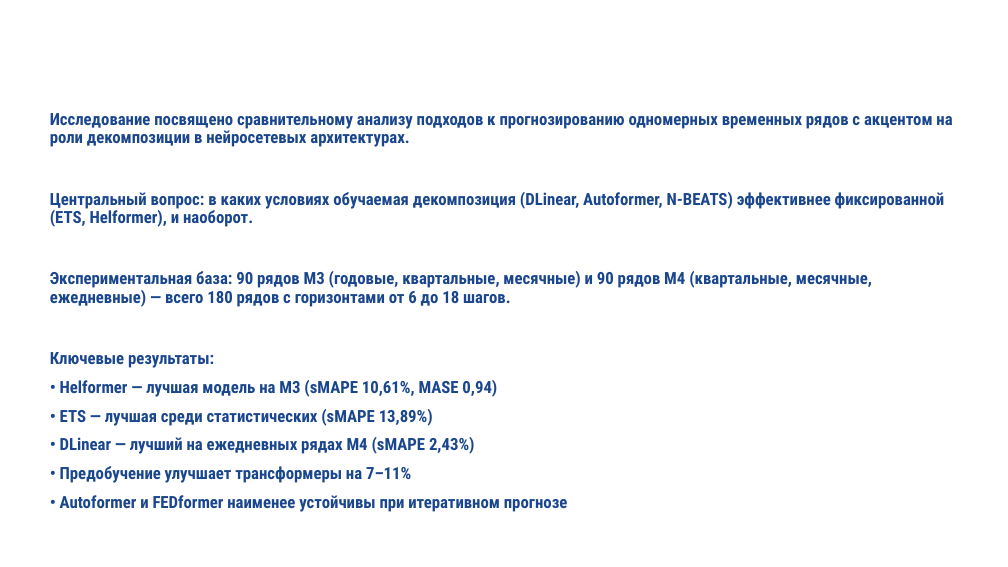
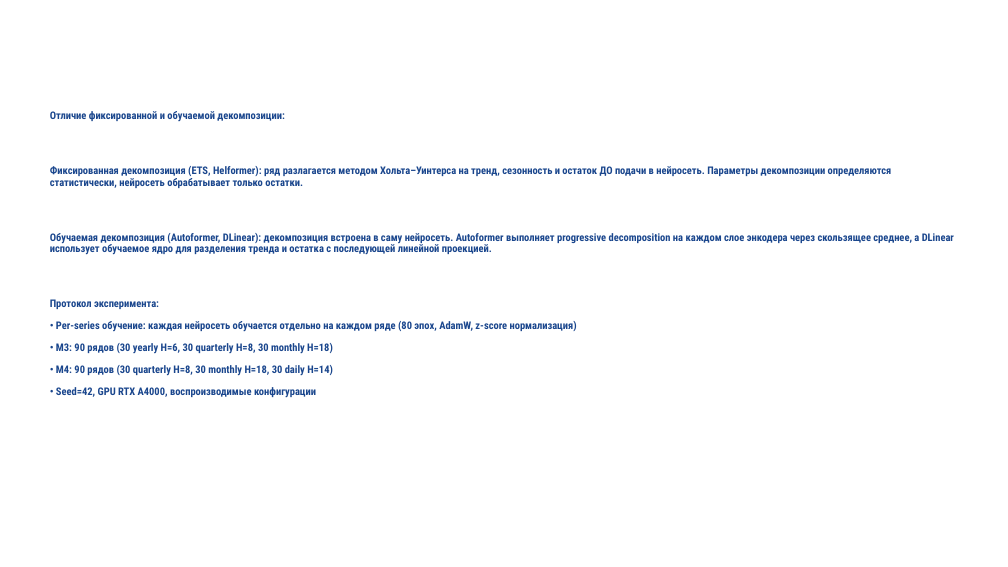
Before and after one commit to Prost444/Hybrid-models-for-TS-processing, a slide deck: slide 4 of docs/Lazarev-Presentation-VIK-25-26-updated.pptx. Drawn at 1008x567 pixels with LibreOffice and Linux fonts; fonts in the diff are those of the drawing; background and template pictures are left out. Boxes give left, top, right and bottom in pixels: in the first picture for what was removed or moved away, otherwise in the second. Text is boxed around its words. In the diff, an @@ line names an element or a change of style, - is before the commit and + after.

```diff
--- a/docs/Lazarev-Presentation-VIK-25-26-updated.pptx
+++ b/docs/Lazarev-Presentation-VIK-25-26-updated.pptx
@@ text at (x1=50, y1=111, x2=954, y2=398): text changed; size 16 to 10 pt @@
-Исследование посвящено сравнительному анализу подходов к прогнозированию одномерных временных рядов с акцентом на роли декомпозиции в нейросетевых архитектурах.
-Центральный вопрос: в каких условиях обучаемая декомпозиция (DLinear, Autoformer, N-BEATS) эффективнее фиксированной (ETS, Helformer), и наоборот.
-Экспериментальная база: 90 рядов M3 (годовые, квартальные, месячные) и 90 рядов M4 (квартальные, месячные, ежедневные) — всего 180 рядов с горизонтами от 6 до 18 шагов.
-Ключевые результаты:
-• Helformer — лучшая модель на M3 (sMAPE 10,61%, MASE 0,94)
-• ETS — лучшая среди статистических (sMAPE 13,89%)
-• DLinear — лучший на ежедневных рядах M4 (sMAPE 2,43%)
-• Предобучение улучшает трансформеры на 7–11%
-• Autoformer и FEDformer наименее устойчивы при итеративном прогнозе
+Отличие фиксированной и обучаемой декомпозиции:
+Фиксированная декомпозиция (ETS, Helformer): ряд разлагается методом Хольта–Уинтерса на тренд, сезонность и остаток ДО подачи в нейросеть. Параметры декомпозиции определяются статистически, нейросеть обрабатывает только остатки.
+Обучаемая декомпозиция (Autoformer, DLinear): декомпозиция встроена в саму нейросеть. Autoformer выполняет progressive decomposition на каждом слое энкодера через скользящее среднее, а DLinear использует обучаемое ядро для разделения тренда и остатка с последующей линейной проекцией.
+Протокол эксперимента:
+• Per-series обучение: каждая нейросеть обучается отдельно на каждом ряде (80 эпох, AdamW, z-score нормализация)
+• M3: 90 рядов (30 yearly H=6, 30 quarterly H=8, 30 monthly H=18)
+• M4: 90 рядов (30 quarterly H=8, 30 monthly H=18, 30 daily H=14)
+• Seed=42, GPU RTX A4000, воспроизводимые конфигурации
```
Also in this commit, not shown: 3 other slides changed, 4 slides added, 3 other files.
